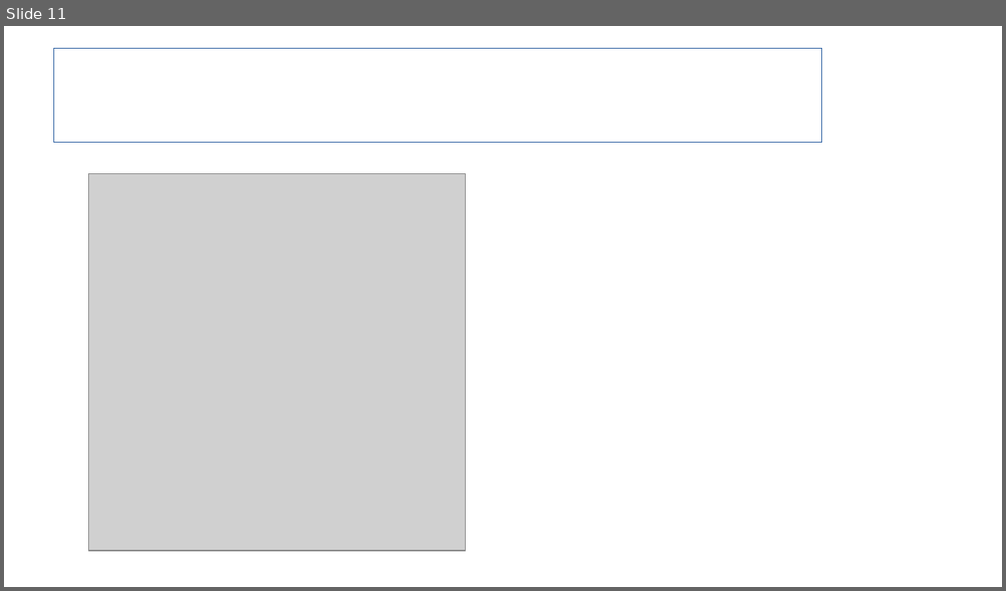
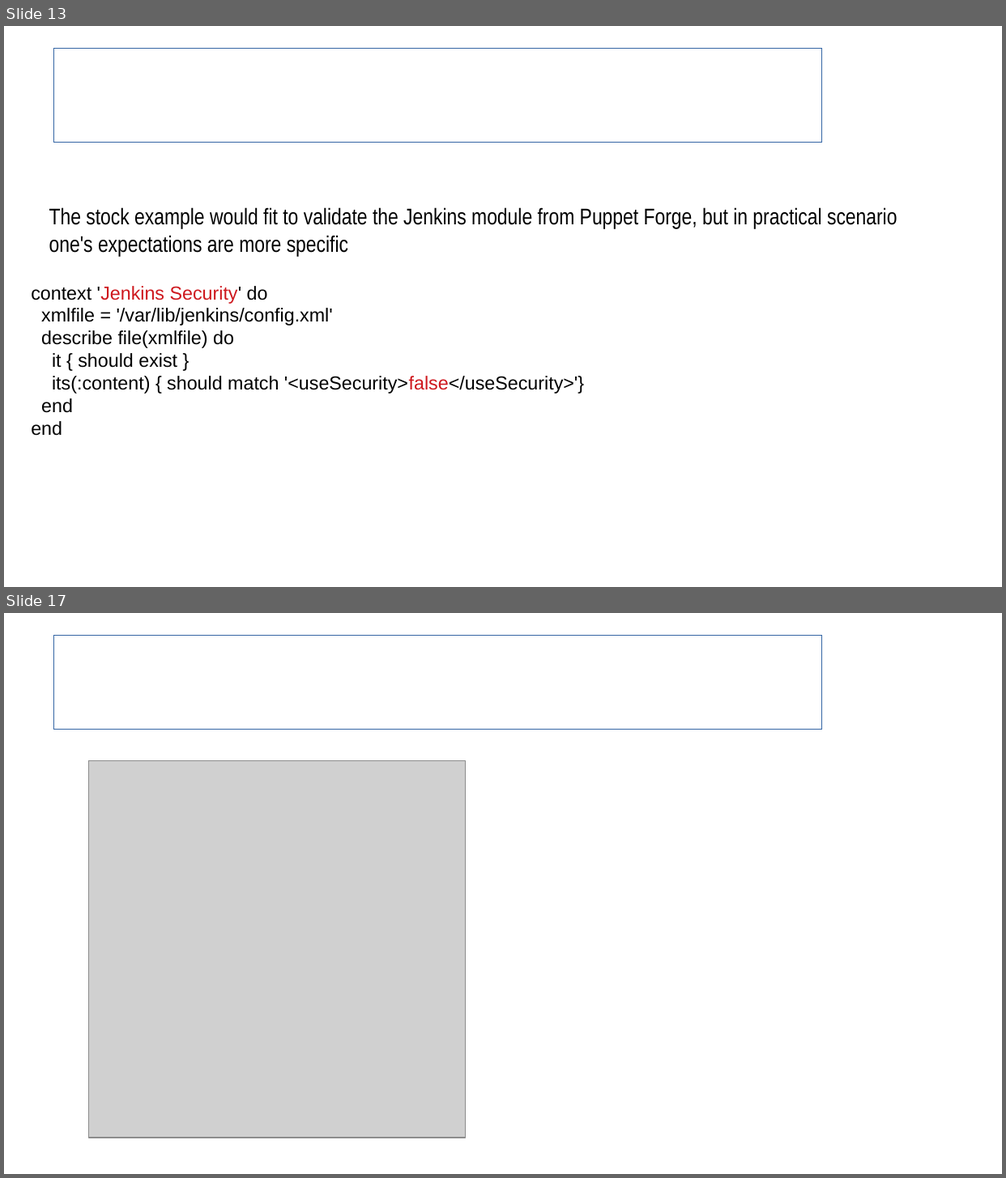
Before and after one commit to sergueik/uru_serverspec, a slide deck: Serverspec Integration in Cloud Provision.odp. Shown one above the other, each under a label of ours: slide 11 before the commit, slides 13 and 17 after it; the slides between them are not shown. The pictures are 1006x591 and 1006x1178 pixels, drawn with LibreOffice and Linux fonts; fonts in the diff are those of the drawing; grey boxes stand for pictures; background and template pictures are left out. Boxes give left, top, right and bottom in pixels: in the first picture for what was removed or moved away, otherwise in the second. Text is boxed around its words. In the diff, an @@ line names an element or a change of style, - is before the commit and + after.

```diff
--- a/Serverspec Integration in Cloud Provision.odp
+++ b/Serverspec Integration in Cloud Provision.odp
@@ slide 13 added at (4,26,1002,587), background #FFFFFF @@
@@ title added at (53,49,823,143), outline #3465A4 0 pt, 31.1 pt, text #FFFFFF, bold @@
+Where are practical expectations
@@ text added at (49,207,897,257), 18 pt, text #000000 @@
+The stock example would fit to validate the Jenkins module from Puppet Forge, but in practical scenario
+one's expectations are more specific
@@ text added at (31,286,584,436), 15 pt, text #000000 @@
+context 'Jenkins Security' do
+xmlfile = '/var/lib/jenkins/config.xml'
+describe file(xmlfile) do
+it { should exist }
+its(:content) { should match '<useSecurity>false</useSecurity>'}
+end
+end
@@ what was slide 11 is now slide 17 @@
```
Also in this commit, not shown: 11 slides changed, 8 other slides added, 1 slide removed, 1 other file.
